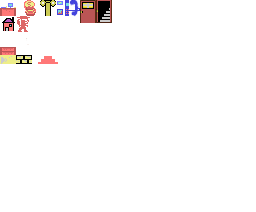
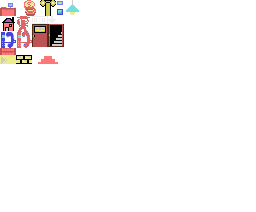
Comparing the layer stacks of the two (256, 212) images. Changes:
removed layer "Capa 17" over [96, 0, 112, 23]
removed layer "Capa 16" over [0, 0, 96, 49]
added layer "Capa 30" above "Capa 29" over [32, 16, 56, 24]
added layer "Capa 29" above "Capa 12" over [0, 0, 79, 49]
